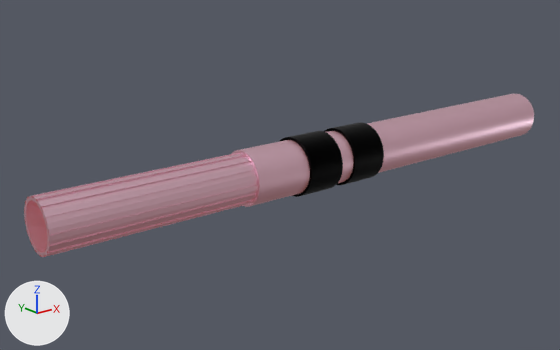
An edit to the FBX model Assets/Model/Robot/AttackWeapon/normalGun.fbx, drawn before and after from the same camera.
The view is the same before and after, from a 50 mm camera at (-12.73, -8.64, 3.37) aimed at (-5.46, 0.45, -0.26). The lights are fixed; the arrows at lower left show +X, +Y and +Z. Where no turn or scale is listed for an object, it has been applied to the vertices.

The scene before the commit, as lines of its bpy script (objects in view):
```python
me_円柱 = bpy.data.meshes.new('円柱')
me_円柱.from_pydata(...)  # a 32-sided cylinder along x spanning x -6.51..0.02, y -0.41..0.41, z -0.41..0.41
me_円柱.materials.append(mat_マテリアル_001)  # light grey #d9bfd1
me_円柱_001 = bpy.data.meshes.new('円柱.001')
me_円柱_001.from_pydata(...)  # 192 vertices, 132 faces; spans x -9.56..-0.74, y -0.38..0.38, z -0.38..0.38
me_円柱_001.materials.append(mat_マテリアル_001)  # light grey #d9bfd1
me_円柱_003 = bpy.data.meshes.new('円柱.003')
me_円柱_003.from_pydata(...)  # a 32-sided cylinder along x spanning x -4.703..-4.085, y -0.457..0.457, z -0.457..0.457
me_円柱_003.materials.append(mat_マテリアル_002)  # black #000000
ob_円柱 = bpy.data.objects.new('円柱', me_円柱)
ob_円柱.location = (0.0, 0.0, 0.0)
ob_円柱_001 = bpy.data.objects.new('円柱.001', me_円柱_001)
ob_円柱_001.location = (0.0, 0.0, 0.0)
ob_円柱_003 = bpy.data.objects.new('円柱.003', me_円柱_003)
ob_円柱_003.location = (0.0, 0.0, 0.0)
# also in view: '円柱.002' at (-5.28, 0.0, 0.0)
```
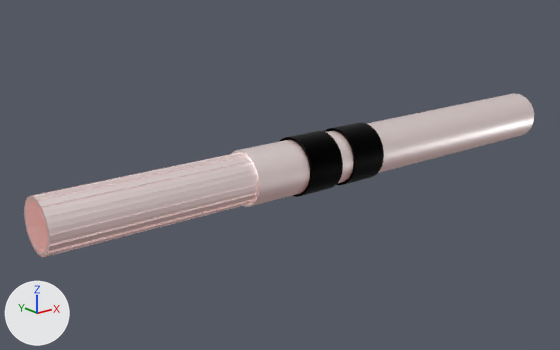
Changed parts and their boxes [x1, y1, x2, y2] in the pictures (560 x 350 px):
'円柱.001', recoloured: [24, 153, 258, 257] in both
'円柱', recoloured: [231, 94, 534, 207] in both

Edits to the bpy script that builds the scene:
```text
Add mat_base:
    mat_base = principled_material('Base')
    mat_base.base_color = (1.0, 1.0, 1.0)  # white #ffffff
    mat_base.metallic = 1.0
    mat_base.roughness = 0.433
    mat_base.emission_color = (1.0, 0.241, 0.191)  # red #ff8779
    mat_base.emission_strength = 0.1
Change me_円柱:
    where me_円柱.from_pydata(...)  # 64 vertices, 34 faces; spans x -6.51..0.02, y -0.41..0.41, z -0.41..0.41
    remove me_円柱.materials.append(mat_マテリアル_001)  # light grey #d9bfd1
    add me_円柱.materials.append(mat_base)  # white #ffffff
Change me_円柱_001:
    where me_円柱_001.from_pydata(...)  # 192 vertices, 132 faces; spans x -9.56..-0.74, y -0.38..0.38, z -0.38..0.38
    remove me_円柱_001.materials.append(mat_マテリアル_001)  # light grey #d9bfd1
    add me_円柱_001.materials.append(mat_base)  # white #ffffff
```
